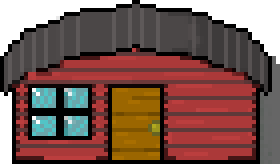
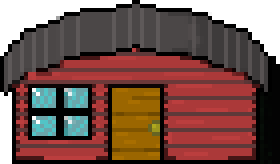
Layer changes from the first 280 x 164 image to the second:
added group "Door Animation" with 4 layers over [28, 12, 280, 164]
added layer "Open Final" in group "Door Animation" over [28, 12, 280, 164]
added layer "Open 3" in group "Door Animation" over [28, 12, 280, 164]
added layer "Open 2" in group "Door Animation" over [28, 12, 280, 164]
added layer "Open 1" in group "Door Animation" over [28, 12, 280, 164]
